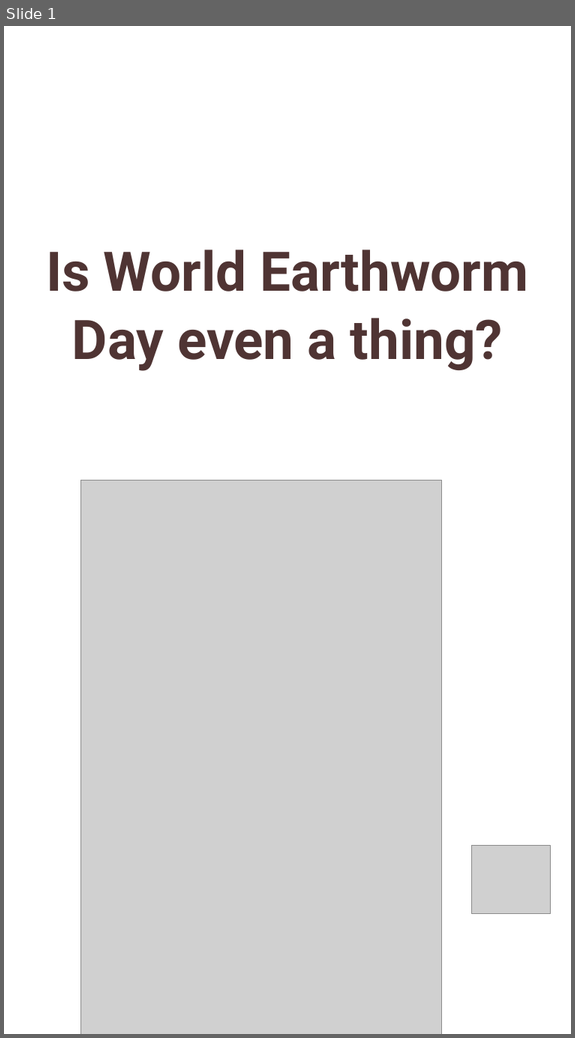
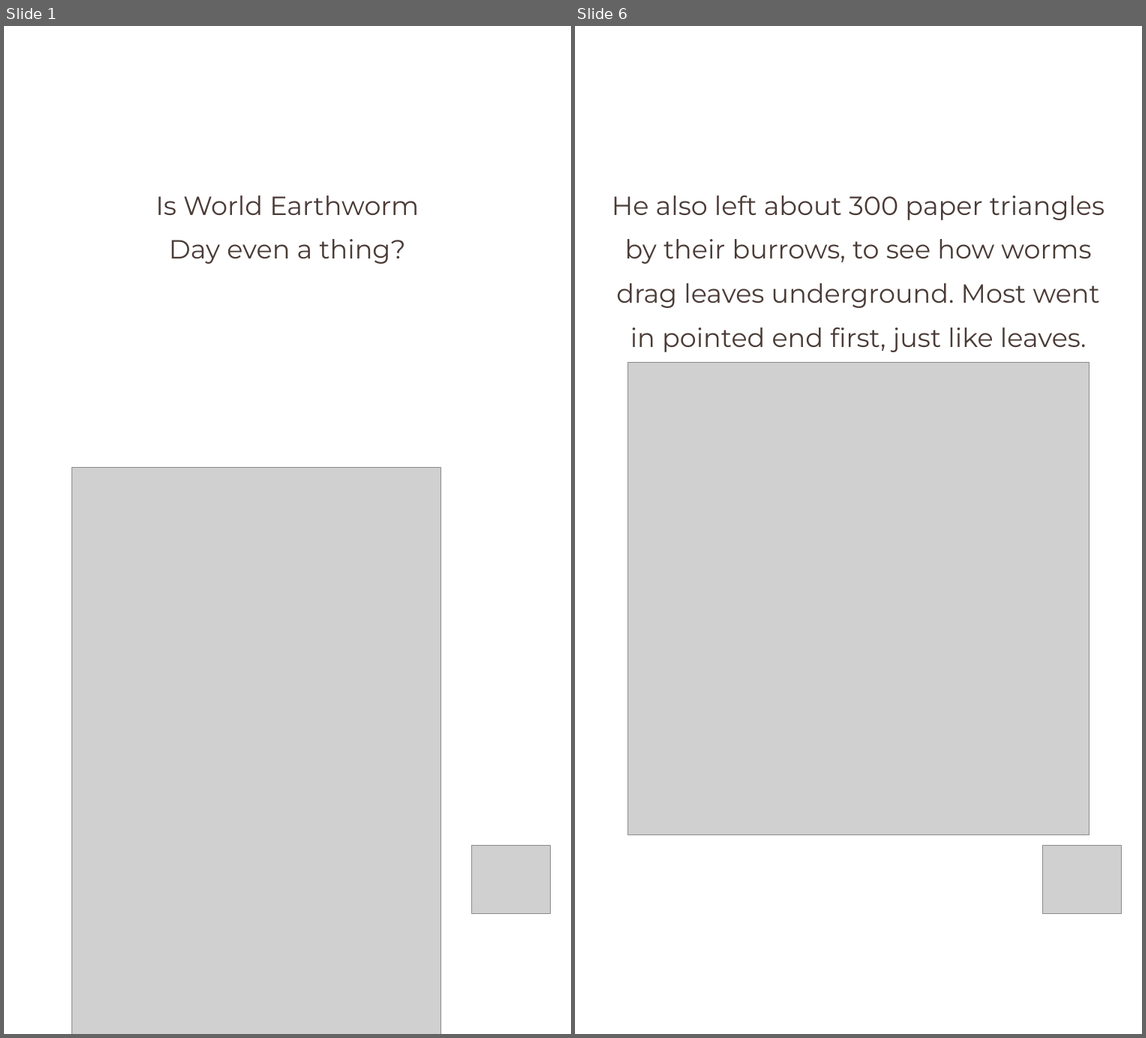
Before and after one commit to linneamoritznyc/final-SFWsite-Linnea, a slide deck: social/earthworm-day-2026-10-21/21-10-2026-wed-ig-story-earthworm.pptx. Shown side by side, each under a label of ours: slide 1 before the commit, slides 1 and 6 after it; the slides between them are not shown. The pictures are 575x1038 and 1146x1038 pixels, drawn with LibreOffice and Linux fonts; fonts in the diff are those of the drawing; grey boxes stand for pictures. Boxes give left, top, right and bottom in pixels: in the first picture for what was removed or moved away, otherwise in the second. Text is boxed around its words. In the diff, an @@ line names an element or a change of style, - is before the commit and + after.

```diff
--- a/social/earthworm-day-2026-10-21/21-10-2026-wed-ig-story-earthworm.pptx
+++ b/social/earthworm-day-2026-10-21/21-10-2026-wed-ig-story-earthworm.pptx
@@ slide 6 added at [575,26,1142,1034], background #FFFFFF @@
@@ text added at [612,196,1105,352], 37.5 pt, text #4A3B36 @@
+He also left about 300 paper triangles
+by their burrows, to see how worms
+drag leaves underground. Most went
+in pointed end first, just like leaves.
@@ picture added at [628,362,1089,835] @@
@@ picture added at [1042,845,1121,913] @@
@@ slide 1 changed as well @@
@@ text "Is World Earthworm": place and size @@
-text "Is World Earthworm" at [46,250,529,371]
+text "Is World Earthworm" at [156,196,419,264]
@@ text "Is World Earthworm" at [156,196,419,264]: size 78 to 37.5 pt, font Roboto to Montserrat, text colour #4F3433 to #4A3B36, bold off; line spacing 1.04 to 1.4 @@
@@ picture: place and size @@
-picture at [81,480,441,1034]
+picture at [72,467,440,1034]
```
Also in this commit, not shown: 3 other slides changed, 4 other slides added, 1 slide removed, 21 other files.
